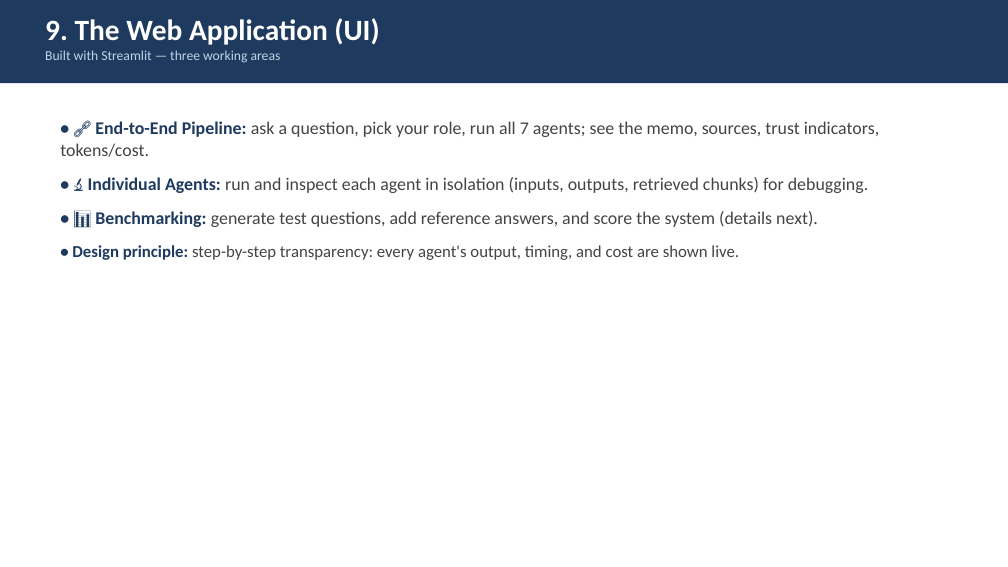
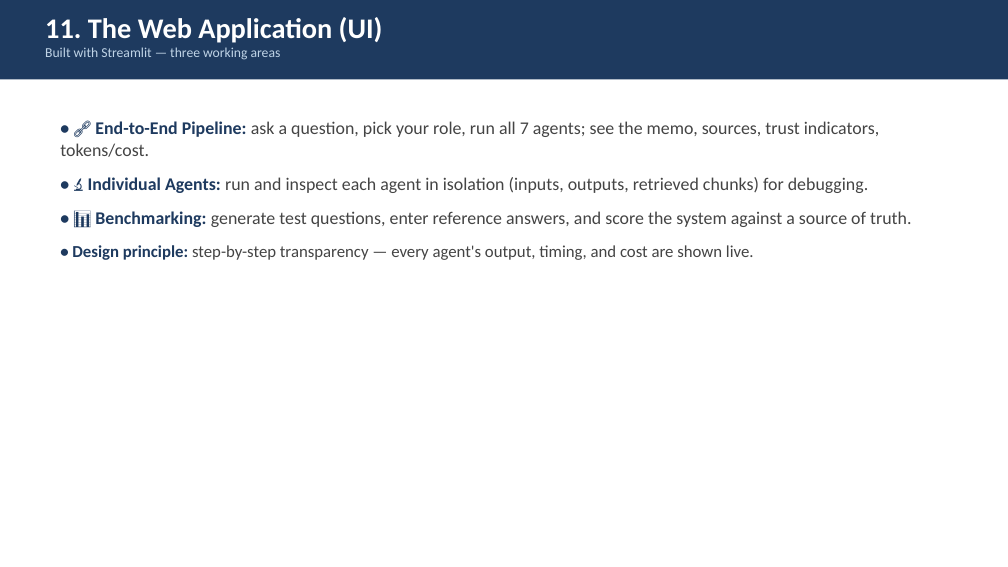
Before and after one commit to MohamadELOssman/legal_ai_agent, a slide deck: slide 12 of Legal_AI_Academic_Presentation.pptx (slide 10 before the commit). Drawn at 1008x567 pixels with LibreOffice and Linux fonts; fonts in the diff are those of the drawing. Boxes give left, top, right and bottom in pixels: in the first picture for what was removed or moved away, otherwise in the second. Text is boxed around its words. In the diff, an @@ line names an element or a change of style, - is before the commit and + after.

Commit message:
Expand academic presentation to 26 slides (prompts, judge, generation, source of truth)
Add dedicated detailed slides with real prompt excerpts:
- How agents are instructed (system prompts) + structured outputs & grounding rules
- Benchmark question generation (grounded process + generation prompt)
- The Evaluator Agent / LLM-as-judge (rubric, reference-free prompt)
- The Source-of-Truth reference answer (why it matters, reference-based prompt, mandatory)
Plus expanded architecture captions and workflow detail.

```diff
--- a/Legal_AI_Academic_Presentation.pptx
+++ b/Legal_AI_Academic_Presentation.pptx
@@ rectangle: place and size @@
-rectangle at (0,0,1008,83)
+rectangle at (0,0,1008,79)
@@ text at (45,17,383,43): text changed; size 28 to 27 pt @@
-9. The Web Application (UI)
+11. The Web Application (UI)
@@ text at (72,211,911,260): text changed @@
-• 📊 Benchmarking: generate test questions, add reference answers, and score the system (details next).
-• Design principle: step-by-step transparency: every agent's output, timing, and cost are shown live.
+• 📊 Benchmarking: generate test questions, enter reference answers, and score the system against a source of truth.
+• Design principle: step-by-step transparency — every agent's output, timing, and cost are shown live.
```
Also in this commit, not shown: 19 other slides changed, 6 slides added, 1 slide removed, 1 other file.
